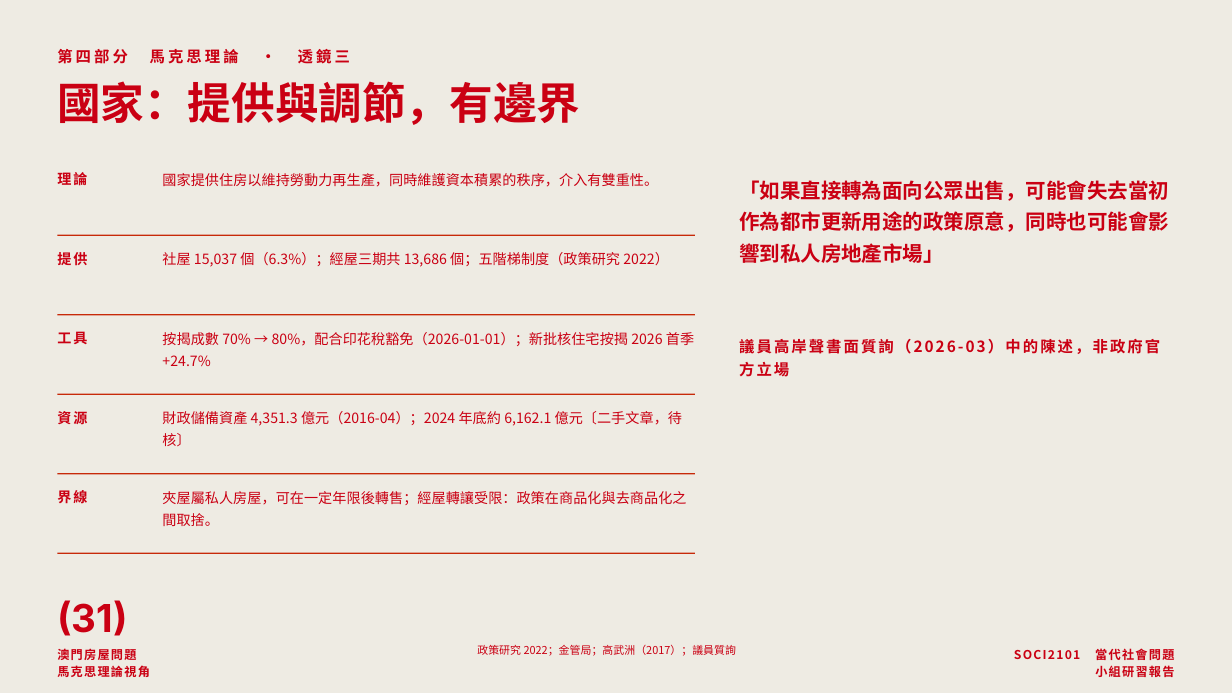
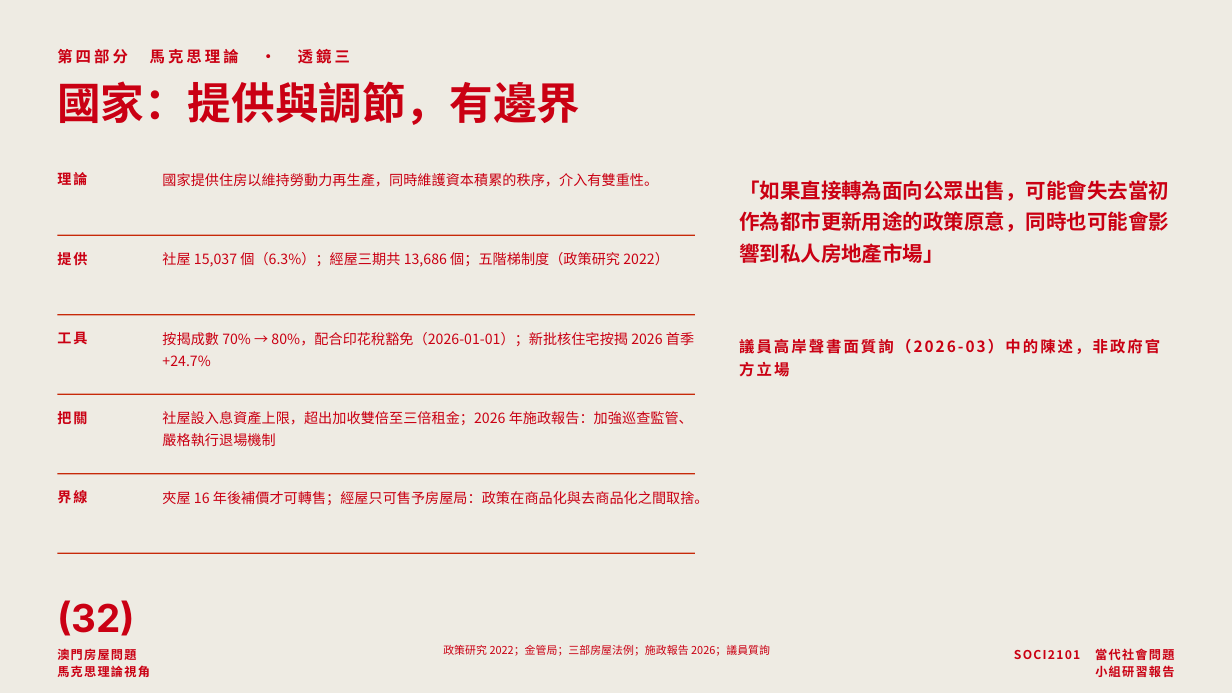
Before and after one commit to lammkiii/-, a slide deck: slide 32 of macau-housing-report/澳門房屋問題-小組研習報告.pptx (slide 31 before the commit). Drawn at 1232x693 pixels with LibreOffice and Linux fonts; fonts in the diff are those of the drawing. Boxes give left, top, right and bottom in pixels: in the first picture for what was removed or moved away, otherwise in the second. Text is boxed around its words. In the diff, an @@ line names an element or a change of style, - is before the commit and + after.

```diff
--- a/macau-housing-report/澳門房屋問題-小組研習報告.pptx
+++ b/macau-housing-report/澳門房屋問題-小組研習報告.pptx
@@ text at bbox=[57, 409, 87, 427]: text changed @@
-資源
+把關
@@ text at bbox=[162, 411, 693, 446]: text changed @@
-財政儲備資產 4,351.3 億元（2016-04）；2024 年底約 6,162.1 億元〔二手文章，待核〕
+社屋設入息資產上限，超出加收雙倍至三倍租金；2026 年施政報告：加強巡查監管、嚴格執行退場機制
@@ text at bbox=[162, 491, 709, 505]: text changed @@
-夾屋屬私人房屋，可在一定年限後轉售；經屋轉讓受限：政策在商品化與去商品化之間取捨。
+夾屋 16 年後補價才可轉售；經屋只可售予房屋局：政策在商品化與去商品化之間取捨。
@@ text at bbox=[57, 600, 135, 636]: text changed @@
-(31)
+(32)
@@ text at bbox=[443, 645, 770, 656]: text changed @@
-政策研究 2022；金管局；高武洲（2017）；議員質詢
+政策研究 2022；金管局；三部房屋法例；施政報告 2026；議員質詢
```
Also in this commit, not shown: 17 other slides changed, 5 slides added, 2 slides removed, 3 other files.
